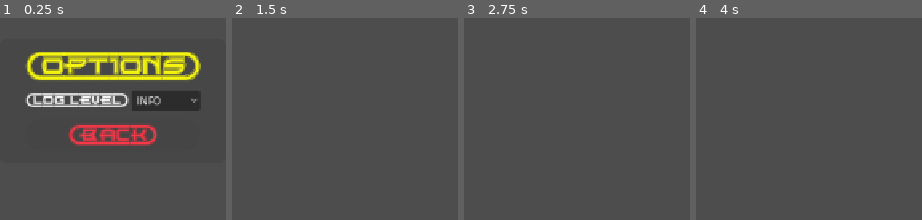
Above: before the commit, frames 1-4 (left to right).
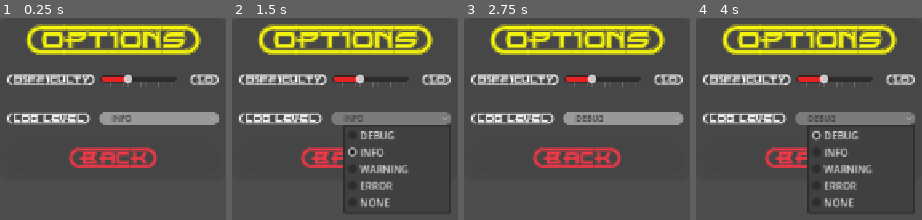
Above: after the commit, the same moments.

Repository: ikostan/SkyLockAssault
Game: Godot game, scene res://scenes/options_menu.tscn
Two runs of this game, one before a commit and one after it. Both use one fixed random seed, a clock stepped at 60 frames per second and the inputs below. This scene is started directly instead of the project's main scene. Video files are missing from this copy of the repository; at most half a second of black plays in their place.
Inputs (mouse positions are in pixels of both pictures, inside the frame that each line leads up to):
- Up to frame 1 (0.25 s): no input
- Up to frame 2 (1.5 s): click "INFO" at 0.5 s; click "{BACK}" at 1.25 s
- Up to frame 3 (2.75 s): tap Enter at 2 s; hold D (move_right) from 2.03 s (still down); hold Space (fire) from 2.03 s (still down)
- Up to frame 4 (4 s): release D (move_right) at 2.75 s; release Space (fire) at 2.75 s; click (860, 119) at 2.75 s, where only the run after the commit has a clickable "DEBUG"; tap Space (fire) at 3.5 s; hold W (move_backward) from 3.53 s (still down); tap Q (next_weapon) at 3.6 s

The runs differ from the first frame. In frame 1, 35% of the frame differs, in the area x 3-97%, y 2-75%; in frame 2, 22%; in frame 3, 20%; in frame 4, 22%.

Commit message:
Add difficulty slider and scale fuel depletion by difficulty
Introduces a difficulty slider to the options menu, allowing users to set the game difficulty between 0.5 (Easy) and 2.0 (Hard). The player's fuel depletion rate now scales with the selected difficulty. Updates the options menu UI and script to support the new slider, saves the difficulty setting, and adds a test to verify correct fuel depletion at different difficulty levels.

Diff:
--- /dev/null
+++ b/files/themes/difficulty_slider.tres
@@ -0,0 +1,3 @@
+[gd_resource type="Theme" format=3 uid="uid://caiajgnblwnqt"]
+
+[resource]
--- a/scenes/main_scene.tscn
+++ b/scenes/main_scene.tscn
@@ -83,7 +83,7 @@
 theme_override_font_sizes/font_size = 20
 theme_override_styles/background = SubResource("StyleBoxFlat_gubc5")
 theme_override_styles/fill = SubResource("StyleBoxFlat_rt2n2")
-rounded = true
+step = 0.1
 
 [node name="Player" parent="." instance=ExtResource("2_pw63i")]
 
--- a/scenes/options_menu.tscn
+++ b/scenes/options_menu.tscn
@@ -1,7 +1,8 @@
-[gd_scene load_steps=8 format=3 uid="uid://cl4m4q2eurcn0"]
+[gd_scene load_steps=15 format=3 uid="uid://cl4m4q2eurcn0"]
 
 [ext_resource type="Script" uid="uid://cajq8hf84eplh" path="res://scripts/options_menu.gd" id="1_ijpji"]
 [ext_resource type="FontFile" uid="uid://borwvgqdgawbj" path="res://files/fonts/EMPIREST.TTF" id="1_liyum"]
+[ext_resource type="Theme" uid="uid://caiajgnblwnqt" path="res://files/themes/difficulty_slider.tres" id="3_hm4m4"]
 
 [sub_resource type="StyleBoxFlat" id="StyleBoxFlat_lfjc7"]
 bg_color = Color(0.2627451, 0.2627451, 0.2627451, 0.5882353)
@@ -9,6 +10,53 @@
 corner_radius_top_right = 20
 corner_radius_bottom_right = 20
 corner_radius_bottom_left = 20
+
+[sub_resource type="StyleBoxFlat" id="StyleBoxFlat_3xsyx"]
+bg_color = Color(0.89411765, 0.13725491, 0.14117648, 1)
+corner_radius_top_left = 10
+corner_radius_top_right = 10
+corner_radius_bottom_right = 10
+corner_radius_bottom_left = 10
+shadow_size = 3
+
+[sub_resource type="StyleBoxFlat" id="StyleBoxFlat_k61yy"]
+bg_color = Color(0.8928188, 0.13756049, 0.13942105, 1)
+corner_radius_top_left = 10
+corner_radius_top_right = 10
+corner_radius_bottom_right = 10
+corner_radius_bottom_left = 10
+shadow_size = 3
+
+[sub_resource type="StyleBoxFlat" id="StyleBoxFlat_dhn0l"]
+corner_radius_top_left = 10
+corner_radius_top_right = 10
+corner_radius_bottom_right = 10
+corner_radius_bottom_left = 10
+expand_margin_left = 20.0
+
+[sub_resource type="StyleBoxFlat" id="StyleBoxFlat_2f1bn"]
+bg_color = Color(0.49803922, 0.49803922, 0.49803922, 0.5882353)
+corner_radius_top_left = 10
+corner_radius_top_right = 10
+corner_radius_bottom_right = 10
+corner_radius_bottom_left = 10
+expand_margin_left = 20.0
+
+[sub_resource type="StyleBoxFlat" id="StyleBoxFlat_7txom"]
+bg_color = Color(0.6, 0.6, 0.6, 0.39215687)
+corner_radius_top_left = 10
+corner_radius_top_right = 10
+corner_radius_bottom_right = 10
+corner_radius_bottom_left = 10
+expand_margin_left = 20.0
+
+[sub_resource type="StyleBoxFlat" id="StyleBoxFlat_binsn"]
+bg_color = Color(0.6, 0.6, 0.6, 0.39215687)
+corner_radius_top_left = 10
+corner_radius_top_right = 10
+corner_radius_bottom_right = 10
+corner_radius_bottom_left = 10
+expand_margin_left = 20.0
 
 [sub_resource type="StyleBoxFlat" id="StyleBoxFlat_liyum"]
 bg_color = Color(0.2627451, 0.2627451, 0.2627451, 0.5882353)
@@ -43,48 +91,104 @@
 anchor_right = 0.5
 anchor_bottom = 0.5
 offset_left = -185.0
-offset_top = -100.0
+offset_top = -133.0
 offset_right = 185.0
-offset_bottom = 100.0
+offset_bottom = 127.0
 grow_horizontal = 2
 grow_vertical = 2
 theme_override_styles/panel = SubResource("StyleBoxFlat_lfjc7")
 
-[node name="VBoxContainer" type="VBoxContainer" parent="."]
+[node name="VBoxContainer" type="VBoxContainer" parent="Panel"]
+layout_mode = 1
 anchors_preset = 8
 anchor_left = 0.5
 anchor_top = 0.5
 anchor_right = 0.5
 anchor_bottom = 0.5
-offset_left = -140.0
-offset_top = -81.0
-offset_right = 140.0
-offset_bottom = 80.0
+offset_left = -170.0
+offset_top = -120.0
+offset_right = 170.0
+offset_bottom = 120.0
 grow_horizontal = 2
 grow_vertical = 2
-
-[node name="Label" type="Label" parent="VBoxContainer"]
-layout_mode = 2
+theme_override_constants/separation = 12
+
+[node name="Label" type="Label" parent="Panel/VBoxContainer"]
+layout_mode = 2
+size_flags_horizontal = 4
 size_flags_vertical = 6
 theme_override_colors/font_color = Color(0.9607843, 0.9607843, 0.050980393, 1)
 theme_override_fonts/font = ExtResource("1_liyum")
 theme_override_font_sizes/font_size = 50
 text = "{OPTIONS}"
 
-[node name="HBoxContainer" type="HBoxContainer" parent="VBoxContainer"]
+[node name="HBoxContainer2" type="HBoxContainer" parent="Panel/VBoxContainer"]
+layout_mode = 2
+size_flags_vertical = 3
+theme_override_constants/separation = 10
+
+[node name="Label" type="Label" parent="Panel/VBoxContainer/HBoxContainer2"]
+layout_mode = 2
+size_flags_horizontal = 0
+theme_override_fonts/font = ExtResource("1_liyum")
+theme_override_font_sizes/font_size = 20
+text = "{DIFFICULTY}"
+
+[node name="DifficultyHSlider" type="HSlider" parent="Panel/VBoxContainer/HBoxContainer2"]
+custom_minimum_size = Vector2(120, 51)
+layout_mode = 2
+size_flags_horizontal = 3
+size_flags_vertical = 1
+theme = ExtResource("3_hm4m4")
+theme_override_styles/grabber_area = SubResource("StyleBoxFlat_3xsyx")
+theme_override_styles/grabber_area_highlight = SubResource("StyleBoxFlat_k61yy")
+min_value = 0.5
+max_value = 2.0
+step = 0.1
+value = 0.5
+tick_count = 16
+ticks_on_borders = true
+
+[node name="DifficultyValueLabel" type="Label" parent="Panel/VBoxContainer/HBoxContainer2"]
+layout_mode = 2
+size_flags_horizontal = 10
+theme_override_fonts/font = ExtResource("1_liyum")
+theme_override_font_sizes/font_size = 20
+text = "{0.0}"
+
+[node name="HBoxContainer" type="HBoxContainer" parent="Panel/VBoxContainer"]
 layout_mode = 2
 size_flags_vertical = 6
-
-[node name="Label" type="Label" parent="VBoxContainer/HBoxContainer"]
-layout_mode = 2
-theme_override_fonts/font = ExtResource("1_liyum")
-theme_override_font_sizes/font_size = 25
+theme_override_constants/separation = 35
+
+[node name="Label" type="Label" parent="Panel/VBoxContainer/HBoxContainer"]
+layout_mode = 2
+size_flags_horizontal = 0
+theme_override_fonts/font = ExtResource("1_liyum")
+theme_override_font_sizes/font_size = 20
 text = "{LOG=LEVEL}"
 
-[node name="LogLevelOptionButton" type="OptionButton" parent="VBoxContainer/HBoxContainer"]
-layout_mode = 2
-
-[node name="BackButton" type="Button" parent="VBoxContainer"]
+[node name="LogLevelOptionButton" type="OptionButton" parent="Panel/VBoxContainer/HBoxContainer"]
+layout_mode = 2
+size_flags_horizontal = 3
+size_flags_vertical = 4
+theme_override_colors/font_color = Color(0.24840015, 0.24840018, 0.24840012, 1)
+theme_override_colors/font_focus_color = Color(0.24705882, 0.24705882, 0.24705882, 1)
+theme_override_colors/font_pressed_color = Color(0.24705882, 0.24705882, 0.24705882, 1)
+theme_override_colors/font_hover_color = Color(0.972549, 0.972549, 0.972549, 1)
+theme_override_colors/font_hover_pressed_color = Color(0.24705882, 0.24705882, 0.24705882, 1)
+theme_override_colors/font_disabled_color = Color(0.24705882, 0.24705882, 0.24705882, 1)
+theme_override_colors/icon_normal_color = Color(0.24705882, 0.24705882, 0.24705882, 1)
+theme_override_colors/icon_focus_color = Color(0.24705882, 0.24705882, 0.24705882, 1)
+theme_override_colors/icon_pressed_color = Color(0.24705882, 0.24705882, 0.24705882, 1)
+theme_override_colors/icon_hover_color = Color(0.972549, 0.972549, 0.972549, 1)
+theme_override_font_sizes/font_size = 13
+theme_override_styles/normal = SubResource("StyleBoxFlat_dhn0l")
+theme_override_styles/pressed = SubResource("StyleBoxFlat_2f1bn")
+theme_override_styles/hover = SubResource("StyleBoxFlat_7txom")
+theme_override_styles/focus = SubResource("StyleBoxFlat_binsn")
+
+[node name="BackButton" type="Button" parent="Panel/VBoxContainer"]
 layout_mode = 2
 size_flags_vertical = 3
 theme_override_colors/font_color = Color(0.99215686, 0.21568628, 0.2784314, 1)
--- a/scripts/options_menu.gd
+++ b/scripts/options_menu.gd
@@ -9,8 +9,10 @@
 	"NONE": Globals.LogLevel.NONE
 }
 
-@onready var log_lvl_option: OptionButton = $VBoxContainer/HBoxContainer/LogLevelOptionButton
-@onready var back_button: Button = $VBoxContainer/BackButton
+@onready var log_lvl_option: OptionButton = $Panel/VBoxContainer/HBoxContainer/LogLevelOptionButton
+@onready var back_button: Button = $Panel/VBoxContainer/BackButton
+@onready var difficulty_slider: HSlider = $Panel/VBoxContainer/HBoxContainer2/DifficultyHSlider
+@onready var difficulty_label: Label = $Panel/VBoxContainer/HBoxContainer2/DifficultyValueLabel
 
 
 func _ready() -> void:
@@ -34,6 +36,17 @@
 	log_lvl_option.item_selected.connect(_on_log_selected)
 	back_button.pressed.connect(_on_back_pressed)
 
+	# Difficulty level setup
+	if difficulty_slider:
+		difficulty_slider.min_value = 0.5  # Easy
+		difficulty_slider.max_value = 2.0  # Hard
+		difficulty_slider.step = 0.1
+		difficulty_slider.value = Globals.difficulty  # Load current
+		difficulty_label.text = "{" + str(Globals.difficulty) + "}"
+		difficulty_slider.value_changed.connect(_on_difficulty_changed)
+	else:
+		Globals.log_message("Warning: DifficultySlider not found in options menu.", Globals.LogLevel.WARNING)
+
 	# In options_menu.gd (_ready()—add at end)
 	process_mode = Node.PROCESS_MODE_ALWAYS  # Ignores pause for this node/tree
 	Globals.log_message(
@@ -41,6 +54,13 @@
 	)
 	Globals.log_message("Options menu loaded.", Globals.LogLevel.DEBUG)
 
+
+# New function for slider change
+func _on_difficulty_changed(value: float) -> void:
+	Globals.difficulty = value
+	difficulty_label.text = "{" + str(value) + "}"
+	Globals.log_message("Difficulty changed to: " + str(value), Globals.LogLevel.INFO)
+	_save_settings()
 
 # Handles log level selection change
 func _on_log_selected(index: int) -> void:
@@ -58,6 +78,7 @@
 func _save_settings() -> void:
 	var config: ConfigFile = ConfigFile.new()
 	config.set_value("Settings", "log_level", Globals.current_log_level)
+	config.set_value("Settings", "difficulty", Globals.difficulty)  # New: Save difficulty
 	config.save("user://settings.cfg")  # Web-safe path
 	Globals.log_message("Settings saved.", Globals.LogLevel.DEBUG)
 
--- a/scripts/player.gd
+++ b/scripts/player.gd
@@ -90,7 +90,7 @@
 
 # Connect Timer's timeout signal
 func _on_fuel_timer_timeout() -> void:
-	var fuel_left: float = current_fuel - 0.5
+	var fuel_left: float = current_fuel - (0.5 * Globals.difficulty)  # Scale base rate
 	# Add a clamp so current_fuel never drops below zero
 	# to prevent negative values and any unintended behavior in the fuel bar.
 	current_fuel = clamp(fuel_left, 0, max_fuel)
--- /dev/null
+++ b/test/test_difficulty.gd
@@ -0,0 +1,24 @@
+# test_difficulty.gd (extends GdUnitTestSuite)
+extends GdUnitTestSuite
+
+
+func test_fuel_depletion_with_difficulty() -> void:
+	# Setup: Instance player and mock globals
+	var globals_mock: Variant = mock(Globals)
+	do_return(1.0).on(globals_mock).get("difficulty")  # Normal
+	var player_inst: Variant = auto_free(load("res://scenes/player.tscn").instantiate())
+
+	# Simulate initial fuel
+	player_inst.current_fuel = 100.0
+	player_inst._on_fuel_timer_timeout()
+	assert_float(player_inst.current_fuel).is_equal(99.5)  # Base 0.5 depletion
+
+	# Change difficulty to Hard (2.0)
+	do_return(2.0).on(globals_mock).get("difficulty")
+	player_inst._on_fuel_timer_timeout()
+	assert_float(player_inst.current_fuel).is_equal(98.5)  # Doubled depletion (1.0)
+
+	# Change to Easy (0.5)
+	do_return(0.5).on(globals_mock).get("difficulty")
+	player_inst._on_fuel_timer_timeout()
+	assert_float(player_inst.current_fuel).is_equal(98.25)  # Halved depletion (0.25)
